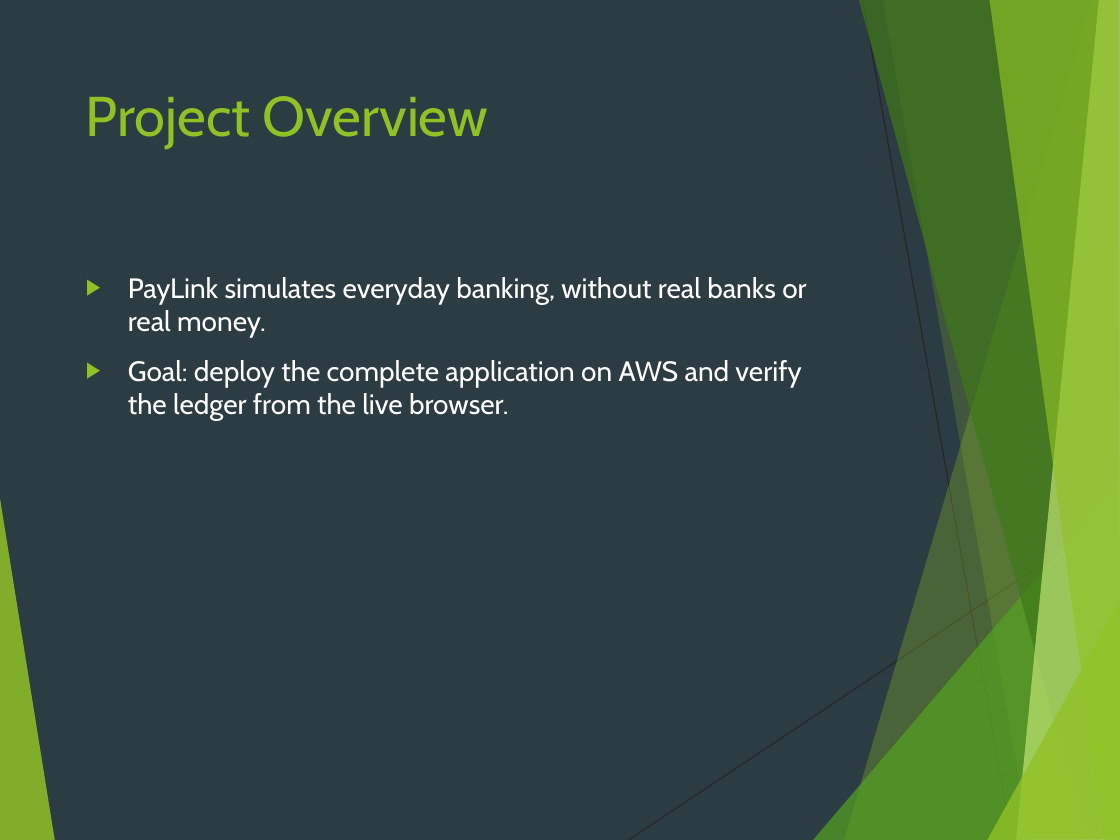
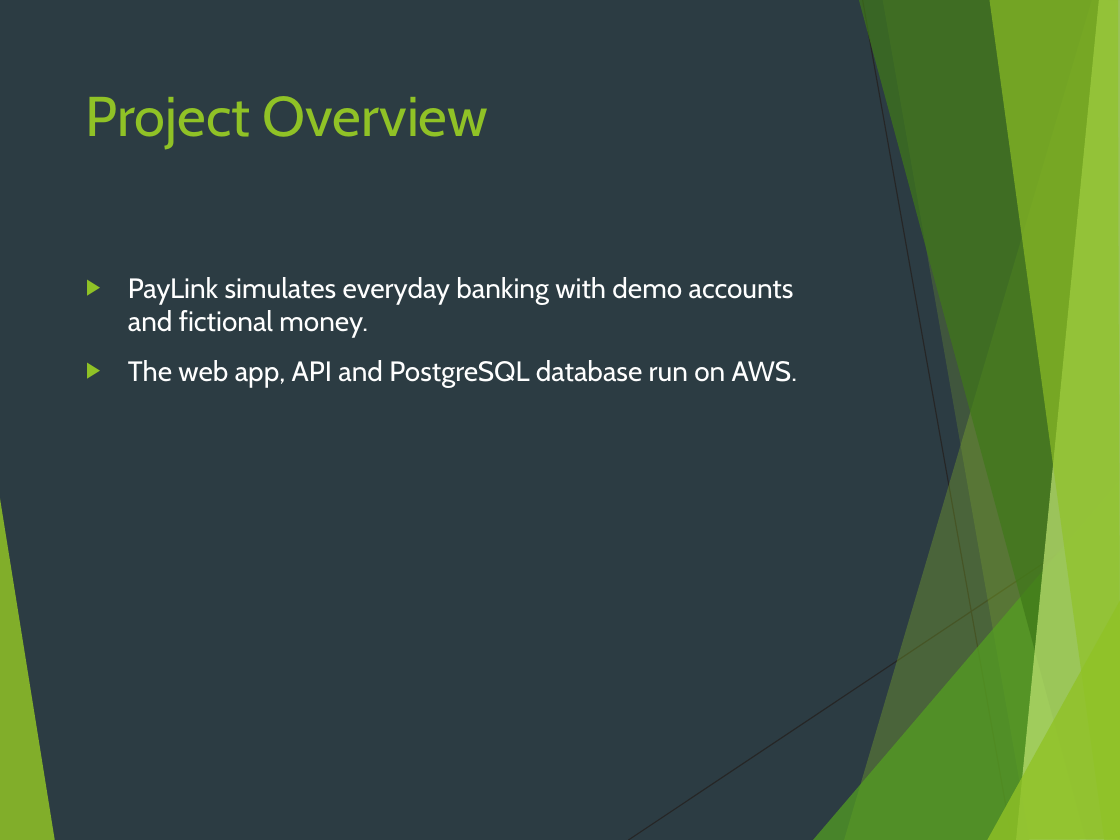
Before and after one commit to venkatasai-kadamati/paylink, a slide deck: slide 2 of cloud_project/artifacts/submission/PayLink_Cloud_Presentation.pptx. Drawn at 1120x840 pixels with LibreOffice and Linux fonts; fonts in the diff are those of the drawing. Boxes give left, top, right and bottom in pixels: in the first picture for what was removed or moved away, otherwise in the second. Text is boxed around its words. In the diff, an @@ line names an element or a change of style, - is before the commit and + after.

```diff
--- a/cloud_project/artifacts/submission/PayLink_Cloud_Presentation.pptx
+++ b/cloud_project/artifacts/submission/PayLink_Cloud_Presentation.pptx
@@ text at bbox=[128, 277, 797, 387]: text changed @@
-▶ PayLink simulates everyday banking, without real banks or real money.
-▶ Goal: deploy the complete application on AWS and verify the ledger from the live browser.
+▶ PayLink simulates everyday banking with demo accounts and fictional money.
+▶ The web app, API and PostgreSQL database run on AWS.
```
Also in this commit, not shown: 6 other slides changed, 4 other files.
